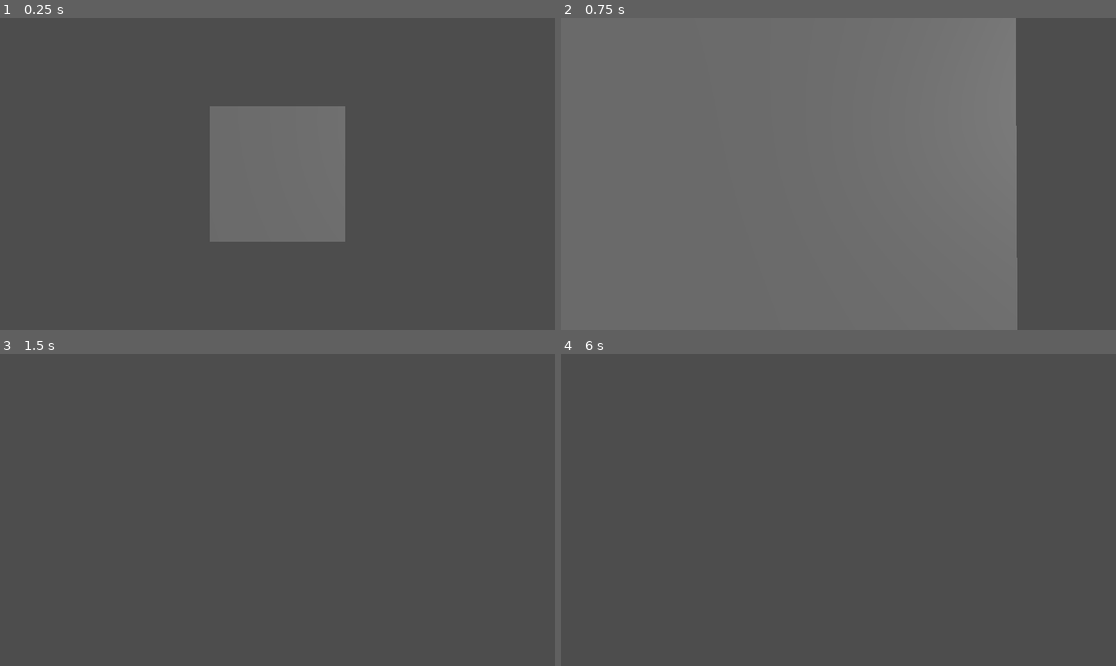
Above: before the commit, frames 1-4 (two rows, left to right).
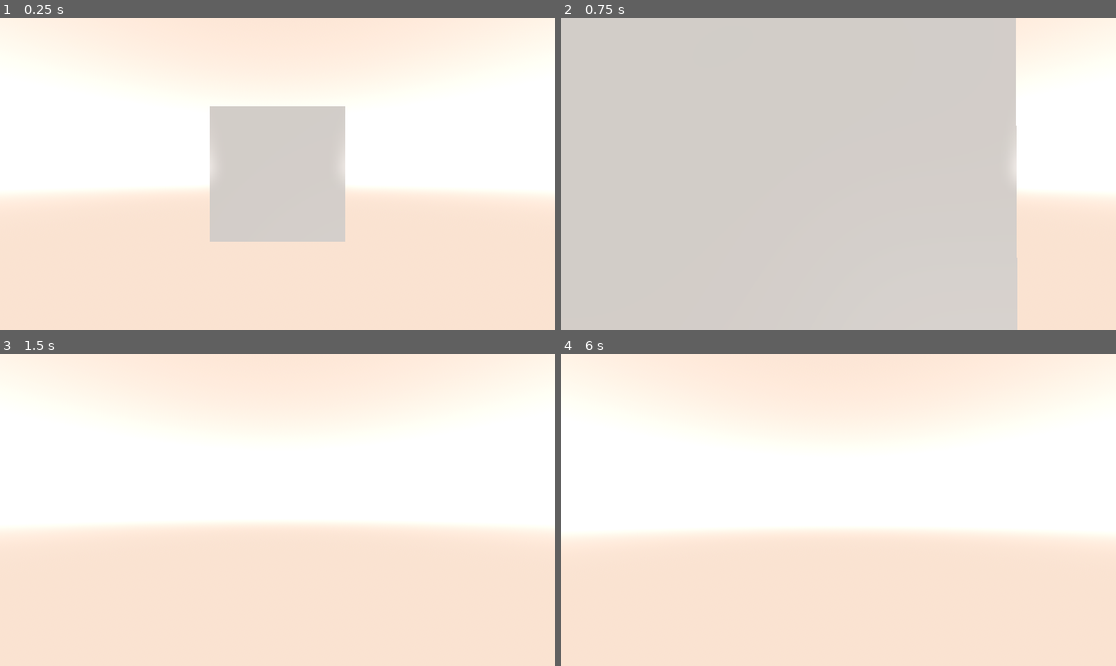
Above: after the commit, the same moments.

Repository: piperinnshall/davinci-renderer
Game: Godot game, scene res://main.tscn
Two runs of this game, one before a commit and one after it. Both use one fixed random seed, a clock stepped at 60 frames per second and the inputs below.
Inputs (mouse positions are in pixels of both pictures, inside the frame that each line leads up to):
- Up to frame 1 (0.25 s): no input
- Up to frame 2 (0.75 s): tap Enter at 0.5 s; move the mouse to (866, 174) at 0.52 s; hold W from 0.53 s (still down)
- Up to frame 3 (1.5 s): keep holding W; tap Space at 1.25 s; move the mouse to (249, 510) at 1.27 s
- Up to frame 4 (6 s): tap Enter at 2, 3.5 s; move the mouse to (849, 503) at 2.02 s; tap Space at 2.75, 4.25 s; move the mouse to (832, 516) at 2.77 s; move the mouse to (877, 513) at 3.52 s; move the mouse to (794, 506) at 4.27 s; move the mouse to (844, 510) at 5.02 s; move the mouse to (816, 503) at 5.77 s; release W at 5.78 s; hold D from 5.78 s (still down)

The runs differ from the first frame. In frame 1, 100% of the frame differs, in the area x 0-100%, y 0-100%; in frame 2, 100%; in frame 3, 100%; in frame 4, 100%.

Commit message:
chore: Add WorldEnviront with Sky and Ground

Diff:
--- a/main.tscn
+++ b/main.tscn
@@ -1,20 +1,38 @@
-[gd_scene load_steps=4 format=3 uid="uid://drrsk0gy6w8vh"]
+[gd_scene load_steps=7 format=3 uid="uid://drrsk0gy6w8vh"]
 
 [ext_resource type="PackedScene" uid="uid://l38l4pj26x8p" path="res://scenes/camera/free_cam_3d.tscn" id="2_0xm2m"]
 [ext_resource type="PackedScene" uid="uid://ddjtunef7sp2o" path="res://scenes/shaders/sobel_quad.tscn" id="3_h2yge"]
 
+[sub_resource type="ProceduralSkyMaterial" id="ProceduralSkyMaterial_0xm2m"]
+sky_top_color = Color(0.95672196, 0.7919925, 0.69945735, 1)
+sky_horizon_color = Color(1.8455187, 1.7631599, 1.7164967, 1)
+ground_bottom_color = Color(0.95686275, 0.7921569, 0.69803923, 1)
+ground_horizon_color = Color(1.8455187, 1.7631599, 1.7164967, 1)
+
+[sub_resource type="Sky" id="Sky_h2yge"]
+sky_material = SubResource("ProceduralSkyMaterial_0xm2m")
+
+[sub_resource type="Environment" id="Environment_1bvp3"]
+background_mode = 2
+sky = SubResource("Sky_h2yge")
+tonemap_mode = 2
+glow_enabled = true
+
 [sub_resource type="BoxMesh" id="BoxMesh_0xm2m"]
 
 [node name="Main" type="Node3D"]
+
+[node name="WorldEnvironment" type="WorldEnvironment" parent="."]
+environment = SubResource("Environment_1bvp3")
 
 [node name="MeshInstance3D" type="MeshInstance3D" parent="."]
 transform = Transform3D(1, 0, 0, 0, 1, 0, 0, 0, 1, -2, 0, 0)
 mesh = SubResource("BoxMesh_0xm2m")
 
 [node name="DirectionalLight3D" type="DirectionalLight3D" parent="."]
-transform = Transform3D(-0.86602545, 0, 0.49999994, 0.1294095, 0.9659258, 0.22414388, -0.48296285, 0.25881904, -0.8365163, 0, 1, -3)
+transform = Transform3D(-0.86602545, -5.579595e-08, 0.49999994, -0.43301263, 0.50000006, -0.75, -0.2499999, -0.8660254, -0.43301278, 0, 2, -3)
 
-[node name="FreeCam3d" parent="." instance=ExtResource("2_0xm2m")]
+[node name="FreeCam3D" parent="." instance=ExtResource("2_0xm2m")]
 transform = Transform3D(-4.371139e-08, 0, 1, 0, 1, 0, -1, 0, -4.371139e-08, 0, 0, 0)
 
-[node name="SobelQuad" parent="FreeCam3d" instance=ExtResource("3_h2yge")]
+[node name="SobelQuad" parent="FreeCam3D" instance=ExtResource("3_h2yge")]
--- a/scenes/camera/free_cam_3d.tscn
+++ b/scenes/camera/free_cam_3d.tscn
@@ -2,5 +2,5 @@
 
 [ext_resource type="Script" uid="uid://cxvjb7u0k8f17" path="res://scripts/free_cam.gd" id="1_s6pr6"]
 
-[node name="FreeCam3d" type="Camera3D"]
+[node name="FreeCam3D" type="Camera3D"]
 script = ExtResource("1_s6pr6")
--- a/shaders/sobel.gdshader
+++ b/shaders/sobel.gdshader
@@ -6,7 +6,6 @@
 
 uniform float threshold: hint_range(0.0, 1.0, 0.01) = 0.5;
 uniform vec3 line_color: source_color = vec3(0.4);
-uniform vec3 background_color: source_color = vec3(0.9);
 
 const mat3 kernel_h = mat3(
 	vec3(1.0, 2.0, 1.0),
@@ -45,5 +44,7 @@
 	for (int i = 0; i <= 2; i++) gy += dot(kernel_v[i], pixels[i]);
 	float sobel = sqrt(gx * gx + gy * gy);
 
-	ALBEDO = sobel > threshold ? line_color : background_color;
+	vec3 background_color = texture(SCREEN_TEXTURE, SCREEN_UV).rgb;
+	float edge = smoothstep(threshold - 0.05, threshold + 0.05, sobel);
+	ALBEDO = mix(background_color, line_color, edge);
 }
--- a/shaders/sobel_canvas.gdshader
+++ /dev/null
@@ -1,38 +0,0 @@
-shader_type canvas_item;
-
-uniform sampler2D screen_texture : hint_screen_texture, filter_linear_mipmap;
-uniform float threshold : hint_range(0.0, 2.0, 0.01) = 0.3;
-uniform vec3 line_color : source_color = vec3(0.4);
-uniform vec3 background_color : source_color = vec3(0.9);
-
-const mat3 kernel_h = mat3(
-	vec3(1.0, 2.0, 1.0),
-	vec3(0.0, 0.0, 0.0),
-	vec3(-1.0, -2.0, -1.0)
-);
-const mat3 kernel_v = mat3(
-	vec3(1.0, 0.0, -1.0),
-	vec3(2.0, 0.0, -2.0),
-	vec3(1.0, 0.0, -1.0)
-);
-
-void fragment() {
-	mat3 luminance;
-	for (int x = -1; x <= 1; x++) {
-		vec3 row;
-		for (int y = -1; y <= 1; y++) {
-			vec2 offset = SCREEN_PIXEL_SIZE * vec2(float(x), float(y));
-			vec3 cell = texture(screen_texture, SCREEN_UV + offset).rgb;
-			row[y + 1] = dot(cell, vec3(0.299, 0.587, 0.114));
-		}
-		luminance[x + 1] = row;
-	}
-
-	float gx = 0.0;
-	float gy = 0.0;
-	for (int i = 0; i <= 2; i++) gx += dot(kernel_h[i], luminance[i]);
-	for (int i = 0; i <= 2; i++) gy += dot(kernel_v[i], luminance[i]);
-	float sobel = sqrt(gx * gx + gy * gy);
-
-	COLOR = vec4(sobel > threshold ? line_color : background_color, 1.0);
-}
Not shown, removed: shaders/sobel_canvas.gdshader.uid
